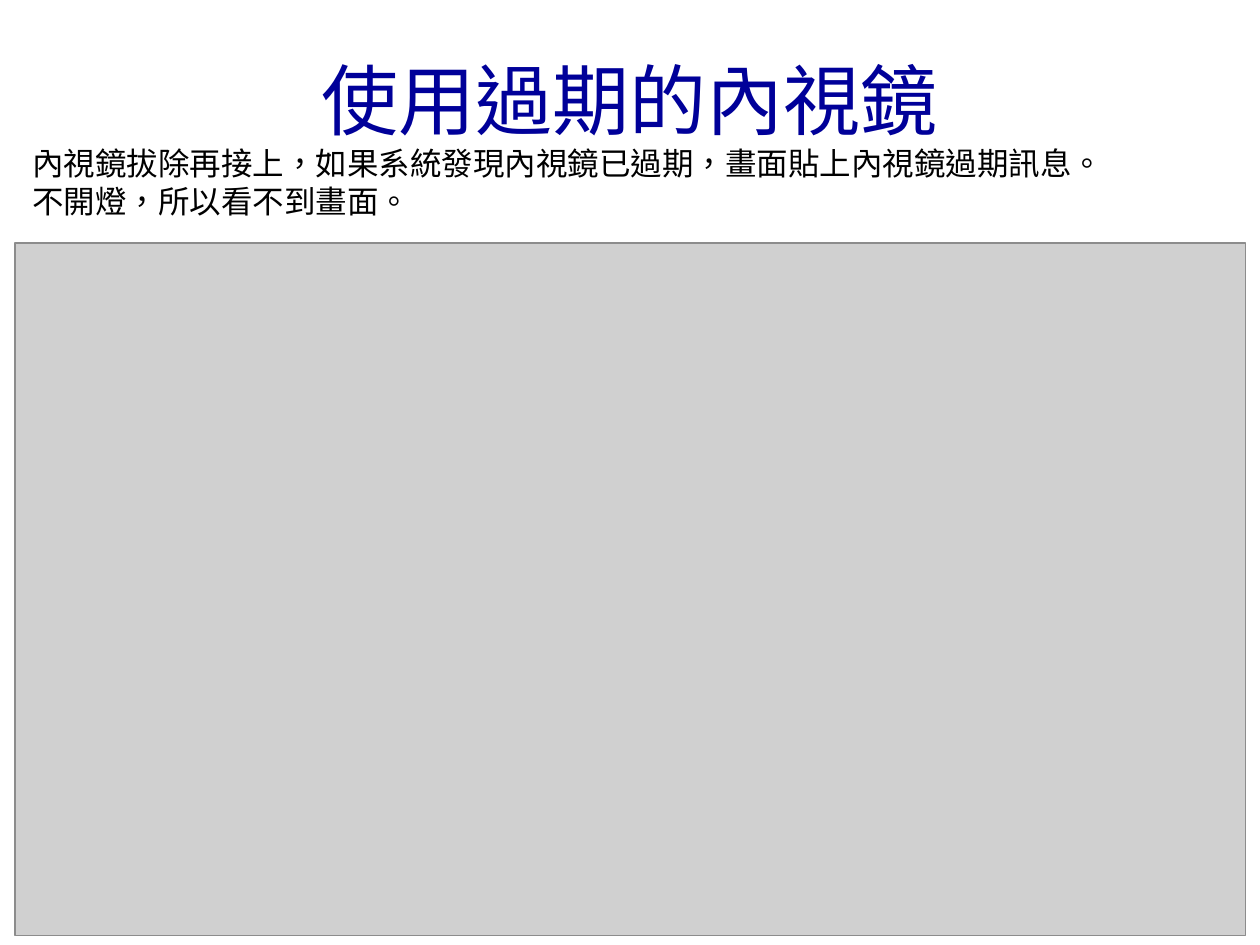
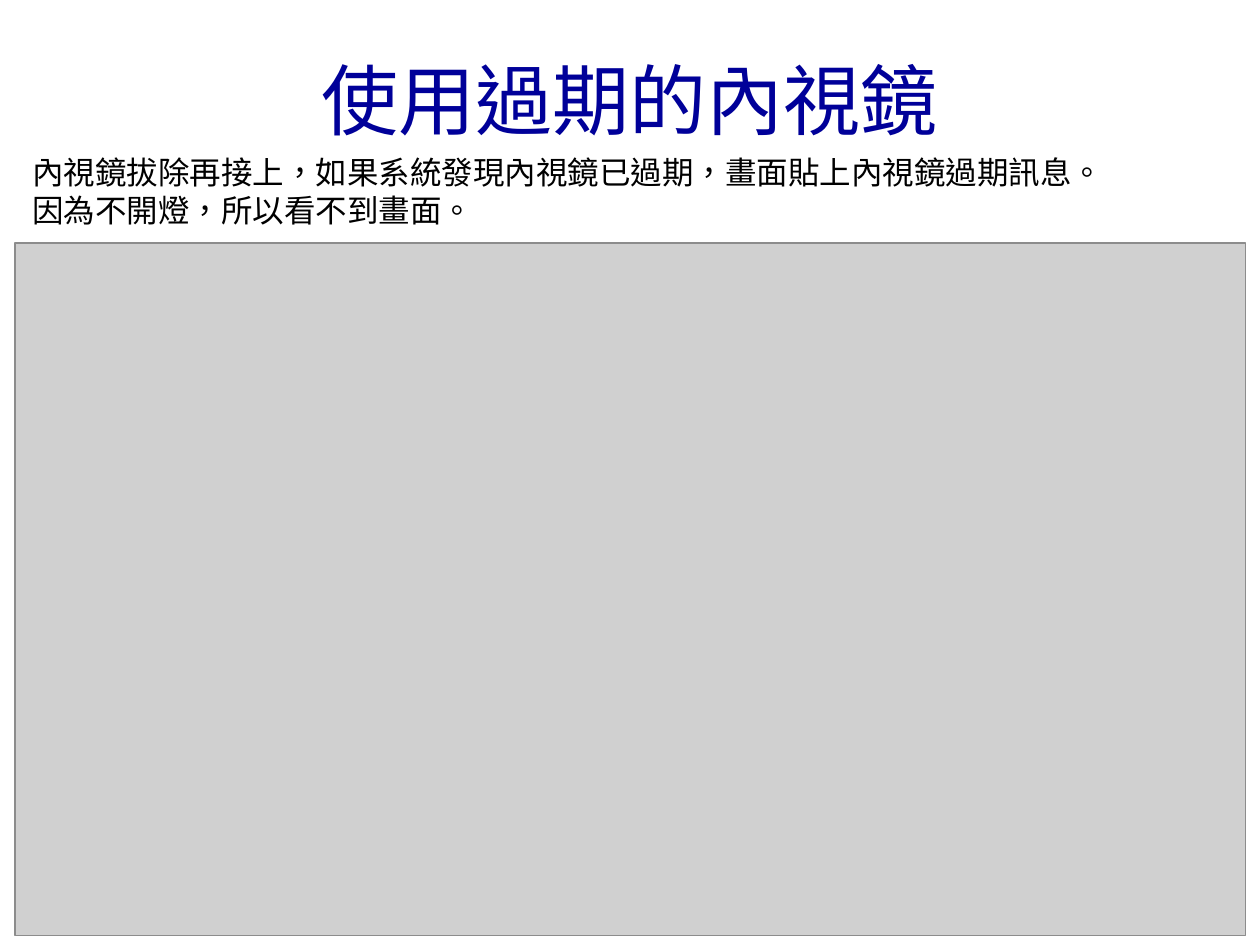
Before and after one commit to bunshue/vcs, a slide deck: slide 12 of _6.ims.tmp/內視鏡系統畫面v1.pptx. Drawn at 1260x945 pixels with LibreOffice and Linux fonts; fonts in the diff are those of the drawing; grey boxes stand for pictures; background and template pictures are left out. Boxes give left, top, right and bottom in pixels: in the first picture for what was removed or moved away, otherwise in the second. Text is boxed around its words. In the diff, an @@ line names an element or a change of style, - is before the commit and + after.

```diff
--- a/_6.ims.tmp/內視鏡系統畫面v1.pptx
+++ b/_6.ims.tmp/內視鏡系統畫面v1.pptx
@@ text "內視鏡拔除再接上，如果系統發現內視鏡已過期，畫面貼上內視鏡過期訊息。": place and size @@
-text "內視鏡拔除再接上，如果系統發現內視鏡已過期，畫面貼上內視鏡過期訊息。" at <box>32,148,1103,216</box>
+text "內視鏡拔除再接上，如果系統發現內視鏡已過期，畫面貼上內視鏡過期訊息。" at <box>32,157,1103,225</box>
@@ text at <box>32,195,473,225</box>: text changed @@
-不開燈，所以看不到畫面。
+因為不開燈，所以看不到畫面。
```
Also in this commit, not shown: 13 other slides changed, 38 other files.
